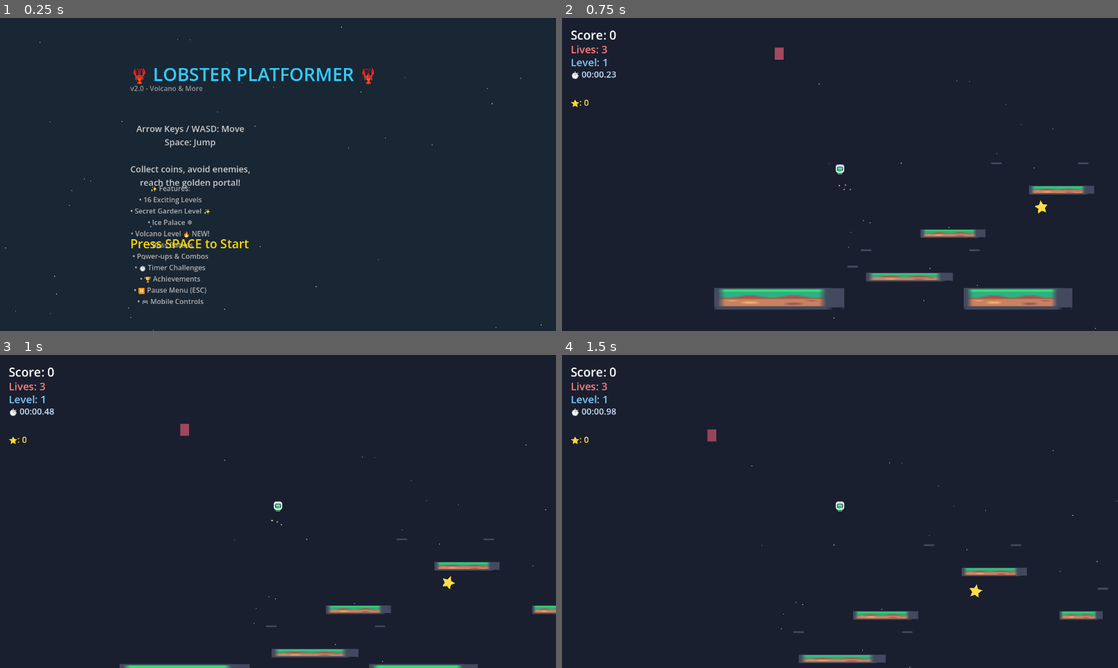
Above: before the commit, frames 1-4 (two rows, left to right).
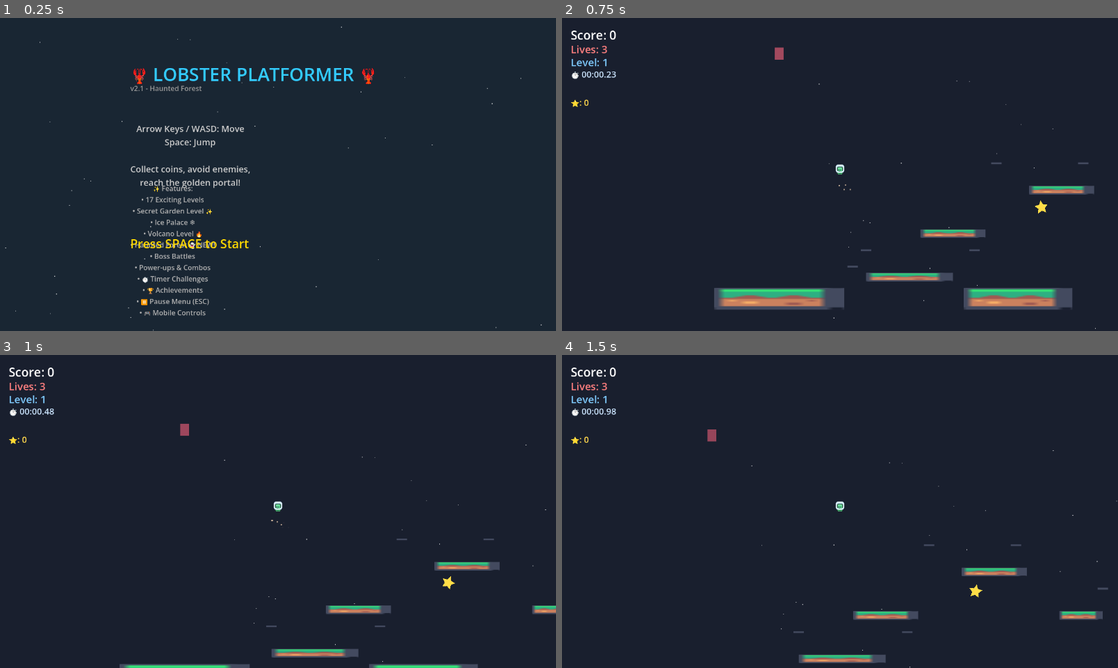
Above: after the commit, the same moments.

Repository: LungTakumi/ClawPlatformer
Game: Godot game, scene res://main.tscn
The game is run twice, just before and just after one commit, with the same random seed, the same clock (stepped at 60 frames per second) and the same inputs.
Inputs (mouse positions are in pixels of both pictures, inside the frame that each line leads up to):
- Up to frame 1 (0.25 s): no input
- Up to frame 2 (0.75 s): tap Space (jump) at 0.5 s; move the mouse to (962, 158) at 0.52 s; hold Right (move_right) from 0.53 s (still down); tap B at 0.6 s; click (962, 158) at 0.67 s
- Up to frame 3 (1 s): keep holding Right (move_right); tap Space (jump) at 0.77 s
- Up to frame 4 (1.5 s): release Right (move_right) at 1.25 s; drag from (728, 527) to (906, 649) at 1.27 s

The runs differ from the first frame. In frame 1, 1.6% of the frame differs, in the area x 23-39%, y 21-96%; in frame 2, nothing differs; in frame 3, nothing differs; in frame 4, nothing differs.
Error before the commit: Invalid access to property or key 'released' on a base object of type 'Button'. (res://main.gd:1239)
Error after the commit: Invalid access to property or key 'released' on a base object of type 'Button'. (res://main.gd:1275)

Commit message:
v2.1 - Add Haunted Forest level (17th level)

Diff:
--- a/main.gd
+++ b/main.gd
@@ -532,6 +532,42 @@
 			{"x": 1100, "y": 260, "min_x": 1050, "max_x": 1200}
 		],
 		"goal": {"x": 1300, "y": 350}
+	},
+	# NEW! Haunted Forest - Spooky themed level (v2.1)
+	{
+		"name": "Haunted Forest",
+		"bg_color": Color(0.08, 0.05, 0.12),
+		"platforms": [
+			{"x": 50, "y": 550, "w": 150, "h": 30},
+			{"x": 250, "y": 480, "w": 80, "h": 20},
+			{"x": 380, "y": 400, "w": 100, "h": 20},
+			{"x": 550, "y": 480, "w": 80, "h": 20},
+			{"x": 700, "y": 400, "w": 100, "h": 20},
+			{"x": 850, "y": 320, "w": 80, "h": 20},
+			{"x": 700, "y": 220, "w": 80, "h": 20},
+			{"x": 850, "y": 140, "w": 100, "h": 20},
+			{"x": 1000, "y": 220, "w": 80, "h": 20},
+			{"x": 1150, "y": 320, "w": 100, "h": 20},
+			{"x": 1300, "y": 420, "w": 150, "h": 20}
+		],
+		"coins": [
+			{"x": 80, "y": 480}, {"x": 270, "y": 420},
+			{"x": 400, "y": 340}, {"x": 570, "y": 420},
+			{"x": 730, "y": 340}, {"x": 870, "y": 260},
+			{"x": 730, "y": 160}, {"x": 880, "y": 80},
+			{"x": 1020, "y": 160}, {"x": 1180, "y": 260},
+			{"x": 1350, "y": 360}
+		],
+		"stars": [
+			{"x": 400, "y": 280}, {"x": 750, "y": 100}, {"x": 1350, "y": 320}
+		],
+		"enemies": [
+			{"x": 300, "y": 440, "min_x": 250, "max_x": 350},
+			{"x": 600, "y": 440, "min_x": 550, "max_x": 700},
+			{"x": 900, "y": 280, "min_x": 850, "max_x": 1000},
+			{"x": 1200, "y": 380, "min_x": 1150, "max_x": 1300}
+		],
+		"goal": {"x": 1350, "y": 370}
 	}
 ]
 
@@ -643,7 +679,7 @@
 
 	# Version info
 	var version = Label.new()
-	version.text = "v2.0 - Volcano & More"
+	version.text = "v2.1 - Haunted Forest"
 	version.horizontal_alignment = HORIZONTAL_ALIGNMENT_CENTER
 	version.position = Vector2(300, 150)
 	version.add_theme_font_size_override("font_size", 16)
@@ -670,7 +706,7 @@
 
 	# Features list
 	var features = Label.new()
-	features.text = "✨ Features:\n• 16 Exciting Levels\n• Secret Garden Level ✨\n• Ice Palace ❄️\n• Volcano Level 🔥 NEW!\n• Boss Battles\n• Power-ups & Combos\n• ⏱️ Timer Challenges\n• 🏆 Achievements\n• ⏸️ Pause Menu (ESC)\n• 🎮 Mobile Controls"
+	features.text = "✨ Features:\n• 17 Exciting Levels\n• Secret Garden Level ✨\n• Ice Palace ❄️\n• Volcano Level 🔥\n• Haunted Forest 👻 NEW!\n• Boss Battles\n• Power-ups & Combos\n• ⏱️ Timer Challenges\n• 🏆 Achievements\n• ⏸️ Pause Menu (ESC)\n• 🎮 Mobile Controls"
 	features.horizontal_alignment = HORIZONTAL_ALIGNMENT_CENTER
 	features.position = Vector2(300, 380)
 	features.add_theme_font_size_override("font_size", 16)
Not shown, changed: DEVLOG.md
Not shown, changed: README.md
